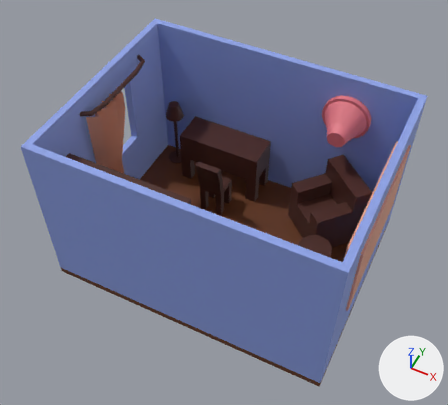
Two versions of the FBX model Assets/Branch_/Regina/3D/Blocking.fbx, one commit apart.
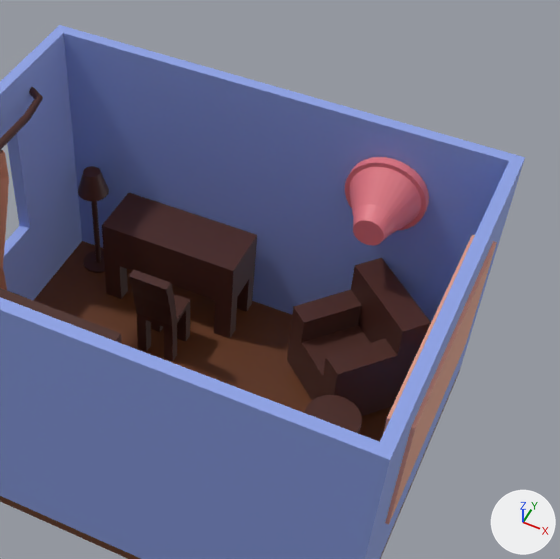
Old and new are each drawn whole from a 50 mm lens placed at (2.62, -5.47, 7.71), pointed at (-0.03, -0.17, 1.08) and again close up on the part from 27% to 100% of the width and 1% to 82% of the height. Lighting does not change. The marker at lower right points along +X, +Y and +Z. The first two pictures are the older version. Where no turn or scale is listed for an object, it has been applied to the vertices.

Names of what the first close-up shows: 'Bureau', 'Couchon', 'Cube', 'Feteuille', 'Lampe', 'Mure1', 'Mure2', 'Mure3', 'Mure4', 'Sol', 'TableCafe', 'painture' and 3 more.
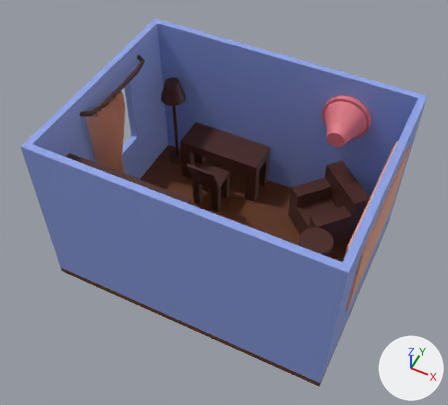
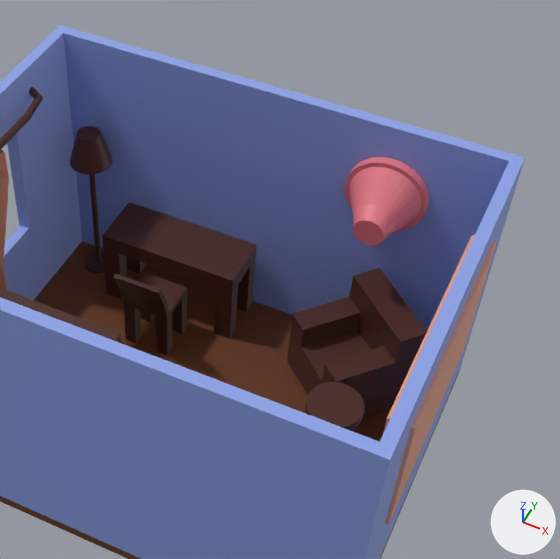
Edits to the bpy script that builds the scene:
```text
Change me_cube:
    used by ob_cube; location = (0.0, 0.0, 0.0); rotation_euler = (1.571, 0.0, 0.0), in degrees (90, 0, 0); scale = (0.01, 0.01, 0.01)
    remove me_cube.from_pydata(...)  # 64 vertices, 62 faces; spans x -75.6..-38.1, y 0.0..108.4, z -79.7..-30.7
    add me_cube.from_pydata(...)  # 64 vertices, 62 faces; spans x -75.6..-38.1, y 0.0..107.7, z -79.7..-27.7
    me_cube part 1: all 4 vertices in x -75.6..-38.1, y 108.4, z -40.1 are moved by (0.0, -0.7, 8.3)
    me_cube part 2: all 4 vertices in x -75.6..-38.1, y 79.3, z -46.7 are moved by (0.0, 1.4, 5.2)
    me_cube part 3: 28 of the vertices in x -75.6..-38.1, y 44.9..50.2, z -79.7..-42.1 are moved by (0.0, 8.9, 0.0)
    me_cube part 4: all 4 vertices in x -75.6..-38.1, y 50.2, z -51.5 are moved by (0.0, 8.9, 5.2)
    other edits to the shape of me_cube do not show in these pictures
Change me_cube_006:
    used by ob_bureau; location = (0.0, 0.0, 0.0)
    remove me_cube_006.from_pydata(...)  # 48 vertices, 46 faces; spans x -1.387..-0.016, y 0.93..1.469, z 0.0..0.925
    add me_cube_006.from_pydata(...)  # 48 vertices, 46 faces; spans x -1.387..-0.016, y 0.93..1.469, z 0.0..0.798
    me_cube_006 part 5: all 32 vertices in x -1.387..-0.016, y 0.93..1.469, z 0.462..0.925 are scaled about their middle by (1, 1, 0.369), then moved by (0.0, 0.0, 0.02)
Change me_cylinder_001:
    used by ob_lampe; location = (0.0, 0.0, 0.0)
    remove me_cylinder_001.from_pydata(...)  # 192 vertices, 162 faces; spans x -1.842..-1.524, y 1.135..1.453, z 0.0..1.2
    add me_cylinder_001.from_pydata(...)  # 192 vertices, 162 faces; spans x -1.886..-1.48, y 1.091..1.498, z 0.0..1.656
    me_cylinder_001 part 6: 96 of 192 vertices moved; they spanned x -1.834..-1.532, y 1.143..1.446, z 0.954..1.2 and now span x -1.886..-1.48, y 1.091..1.498, z 1.326..1.656; mean shift (0.0, 0.0, 0.4); largest move (-1.615, 1.34, 1.2) -> (-1.592, 1.355, 1.656)
Change ob_feteuille:
    ob_feteuille.scale: (0.01, 0.01, 0.01) -> (0.01, 0.00887, 0.01)
Change ob_cube:
    ob_cube.scale: (0.01, 0.01, 0.01) -> (0.0121, 0.00932, 0.0111)
Change ob_tablecafe:
    ob_tablecafe.scale: (0.01, 0.01, 0.01) -> (0.01, 0.013, 0.01)
```

Where the change shows, as pixel boxes [x1, y1, x2, y2] in the close-ups (560 x 559 px; the box of a moved part takes in the faces that stretch with it):
'Feteuille', rescaled (6% shorter): before [287, 258, 431, 416]; after [287, 268, 427, 416]
'Bureau', reshaped (6% shorter): before [102, 193, 257, 339]; after [102, 202, 257, 339]
'Cube', reshaped, rescaled (21% wider, 10% shorter): before [129, 270, 190, 362]; after [113, 272, 187, 355]
'Lampe', reshaped: before [78, 166, 109, 273]; after [70, 126, 112, 273]
'TableCafe', rescaled: before [305, 395, 362, 433]; after [305, 382, 365, 431]
part 1 of me_cube, moved or reshaped: before [129, 270, 171, 289]; after [113, 274, 160, 293]
part 2 of me_cube, moved or reshaped (mostly hidden): before [166, 284, 175, 307]; after [159, 290, 166, 304]
part 3 of me_cube, moved or reshaped: before [137, 294, 190, 362]; after [124, 272, 187, 355]
part 4 of me_cube, moved or reshaped: before [170, 301, 186, 330]; after [138, 279, 182, 319]
part 6 of me_cylinder_001, moved or reshaped: before [78, 166, 109, 237]; after [70, 126, 112, 237]
